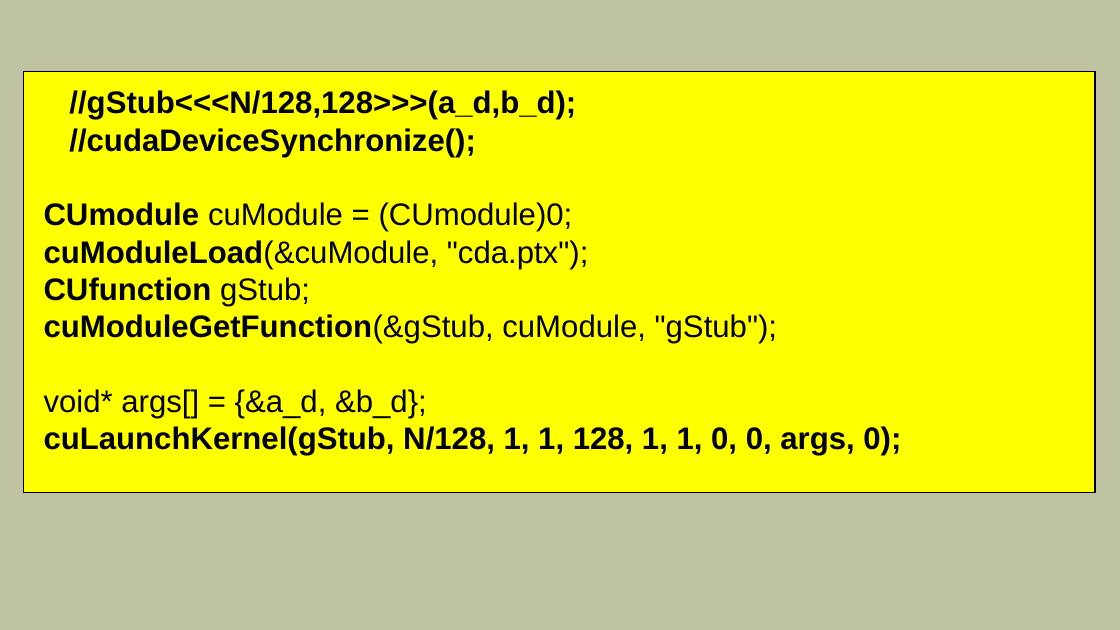
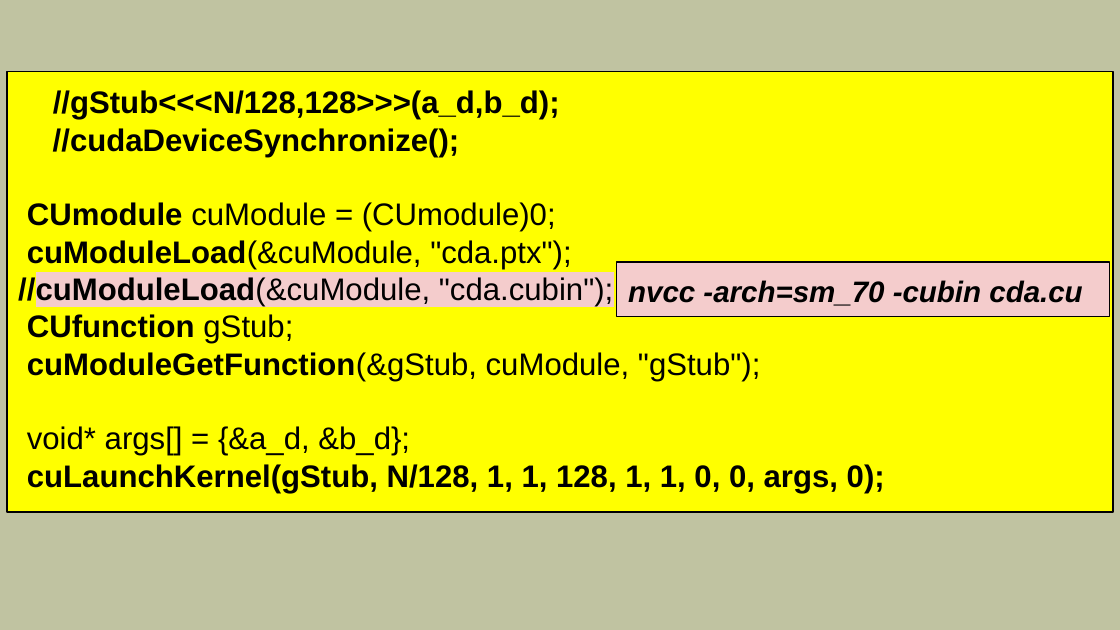
Before and after one commit to mlkv52/sibsutis_cuda_bachelors-2025, a slide deck: slide 9 of Лекции/pptx/Лекция9-ПГП-2025.pptx (slide 5 before the commit). Drawn at 1120x630 pixels with LibreOffice and Linux fonts; fonts in the diff are those of the drawing. Boxes give left, top, right and bottom in pixels: in the first picture for what was removed or moved away, otherwise in the second. Text is boxed around its words. In the diff, an @@ line names an element or a change of style, - is before the commit and + after.

```diff
--- a/Лекции/pptx/Лекция9-ПГП-2025.pptx
+++ b/Лекции/pptx/Лекция9-ПГП-2025.pptx
@@ rectangle "//gStub<<<N/128,128>>>(a_d,b_d);": place and size @@
-rectangle "//gStub<<<N/128,128>>>(a_d,b_d);" at bbox=[24, 72, 1095, 493]
+rectangle "//gStub<<<N/128,128>>>(a_d,b_d);" at bbox=[7, 72, 1113, 512]
@@ rectangle added at bbox=[617, 262, 1110, 317], fill #F4CCCC, outline #000000 0.75 pt, 19 pt, text #000000, bold, italic @@
+nvcc -arch=sm_70 -cubin cda.cu
@@ text in rectangle at bbox=[18, 275, 613, 306]: paragraph added @@
+//cuModuleLoad(&cuModule, "cda.cubin");
```
Also in this commit, not shown: 3 other slides changed, 10 slides added, 2 slides removed.
